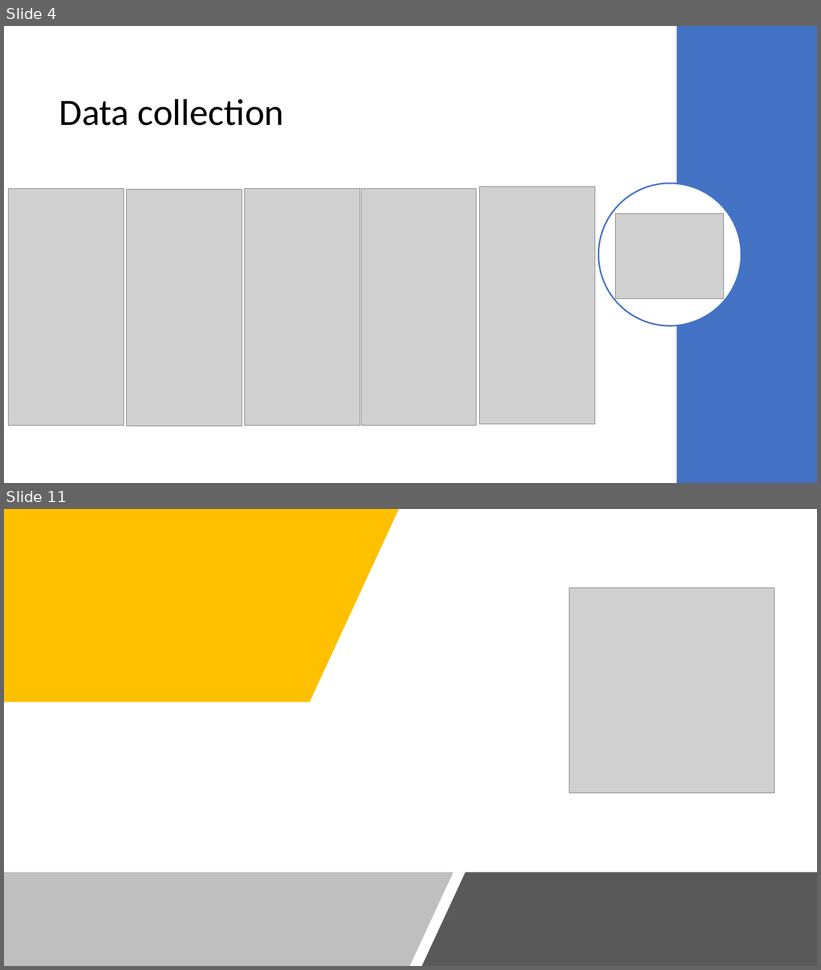
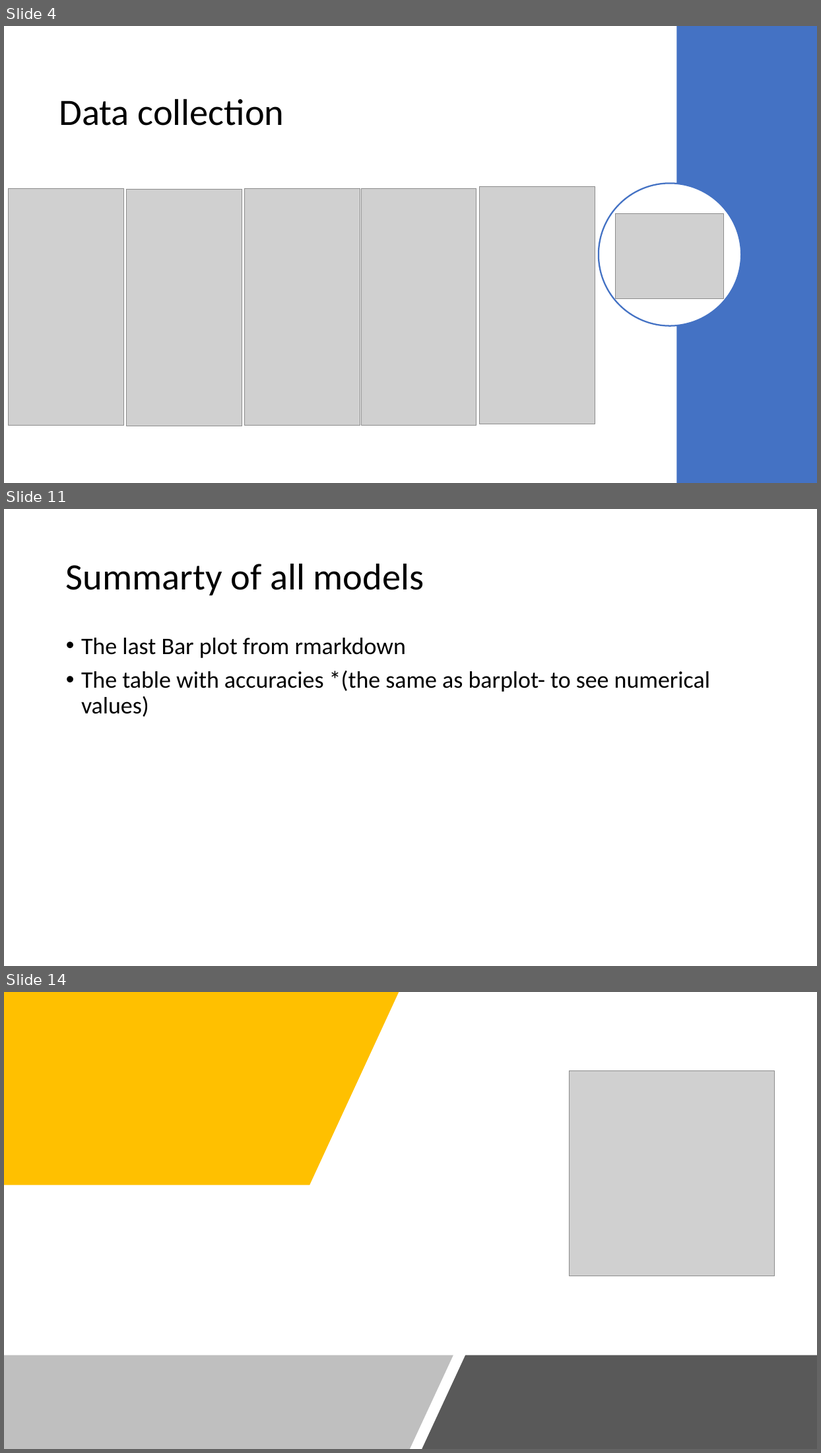
Before and after one commit to cerniello/WalkingPatternClassification_SL, a slide deck: Presentation Group 13.pptx. Shown one above the other, each under a label of ours: slides 4 and 11 before the commit, slides 4, 11 and 14 after it; the slides between them are not shown. The pictures are 821x970 and 821x1453 pixels, drawn with LibreOffice and Linux fonts; fonts in the diff are those of the drawing; grey boxes stand for pictures. Boxes give left, top, right and bottom in pixels: in the first picture for what was removed or moved away, otherwise in the second. Text is boxed around its words. In the diff, an @@ line names an element or a change of style, - is before the commit and + after.

```diff
--- a/Presentation Group 13.pptx
+++ b/Presentation Group 13.pptx
@@ slide 11 added at (4,509,817,966), background #FFFFFF @@
@@ title added at (66,563,424,595), 44 pt, text #000000 @@
+Summarty of all models
@@ text added at (81,638,710,717), 28 pt, text #000000 @@
+• The last Bar plot from rmarkdown
+• The table with accuracies *(the same as barplot- to see numerical values)
@@ what was slide 11 is now slide 14 @@
```
Also in this commit, not shown: 5 slides changed, 5 other slides added, 3 slides removed.
